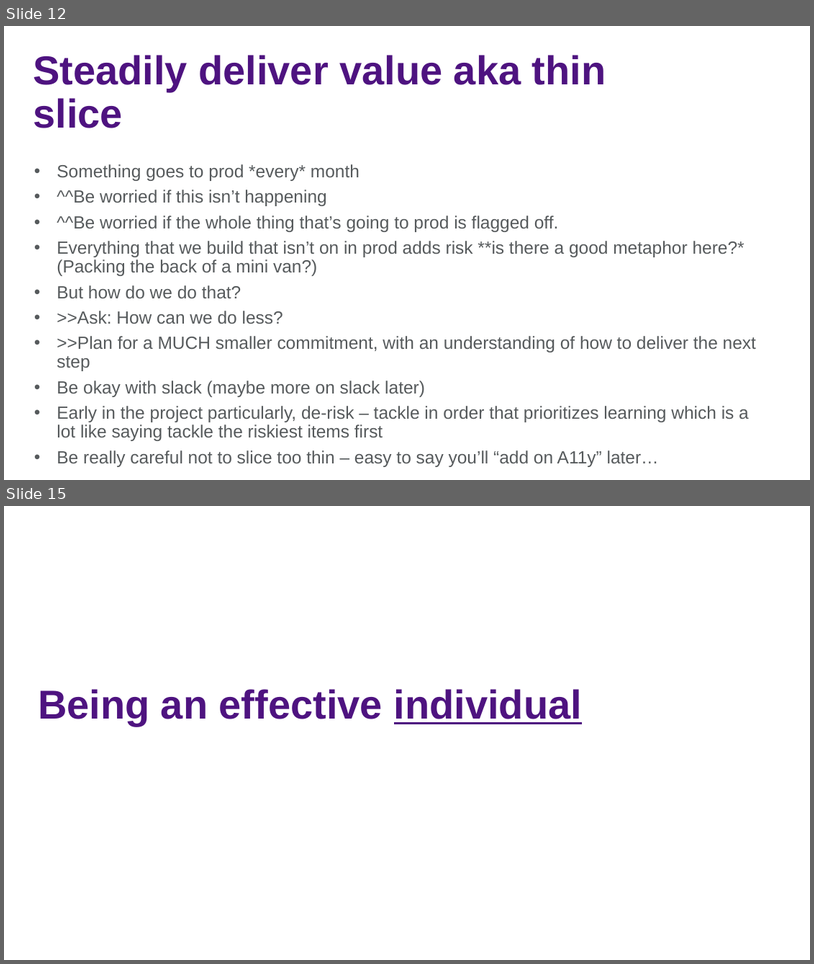
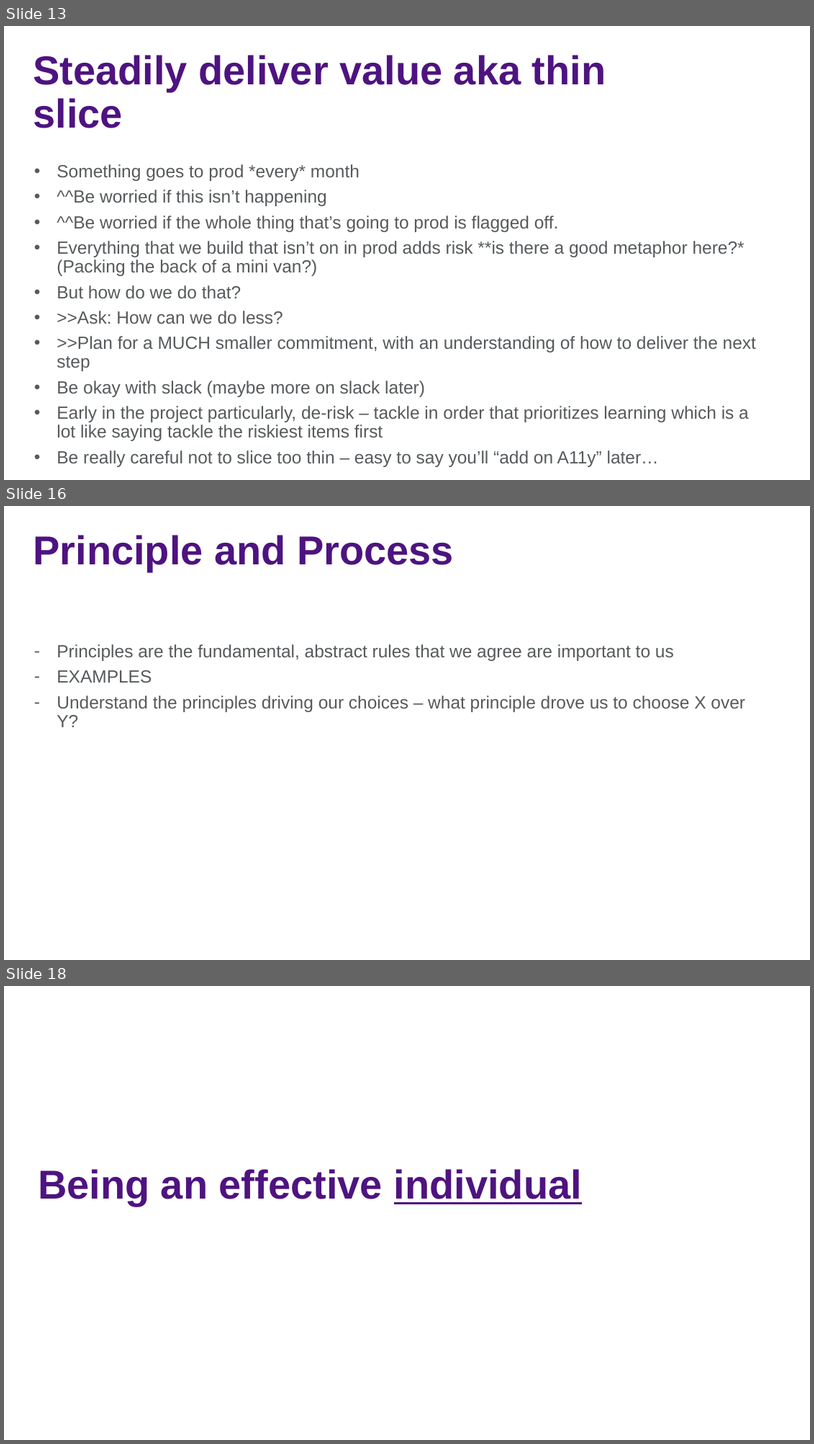
Before and after one commit to jasonjwood/presentations, a slide deck: InFusion2016 - Getting It Done - Jason Wood.pptx. Shown one above the other, each under a label of ours: slides 12 and 15 before the commit, slides 13, 16 and 18 after it; the slides between them are not shown. The pictures are 814x964 and 814x1444 pixels, drawn with LibreOffice and Linux fonts; fonts in the diff are those of the drawing; background and template pictures are left out. Boxes give left, top, right and bottom in pixels: in the first picture for what was removed or moved away, otherwise in the second. Text is boxed around its words. In the diff, an @@ line names an element or a change of style, - is before the commit and + after.

```diff
--- a/InFusion2016 - Getting It Done - Jason Wood.pptx
+++ b/InFusion2016 - Getting It Done - Jason Wood.pptx
@@ slide 16 added at [4,506,810,960], background picture (left out) @@
@@ title added at [34,535,454,572], 48 pt, text #4E1380, bold @@
+Principle and Process
@@ text added at [57,644,746,727], 21 pt, text #565A5C @@
+– Principles are the fundamental, abstract rules that we agree are important to us
+– EXAMPLES
+– Understand the principles driving our choices – what principle drove us to choose X over Y?
@@ what was slide 12 is now slide 13 @@
@@ what was slide 15 is now slide 18 @@
```
Also in this commit, not shown: 7 slides changed, 2 other slides added, 1 slide removed.
